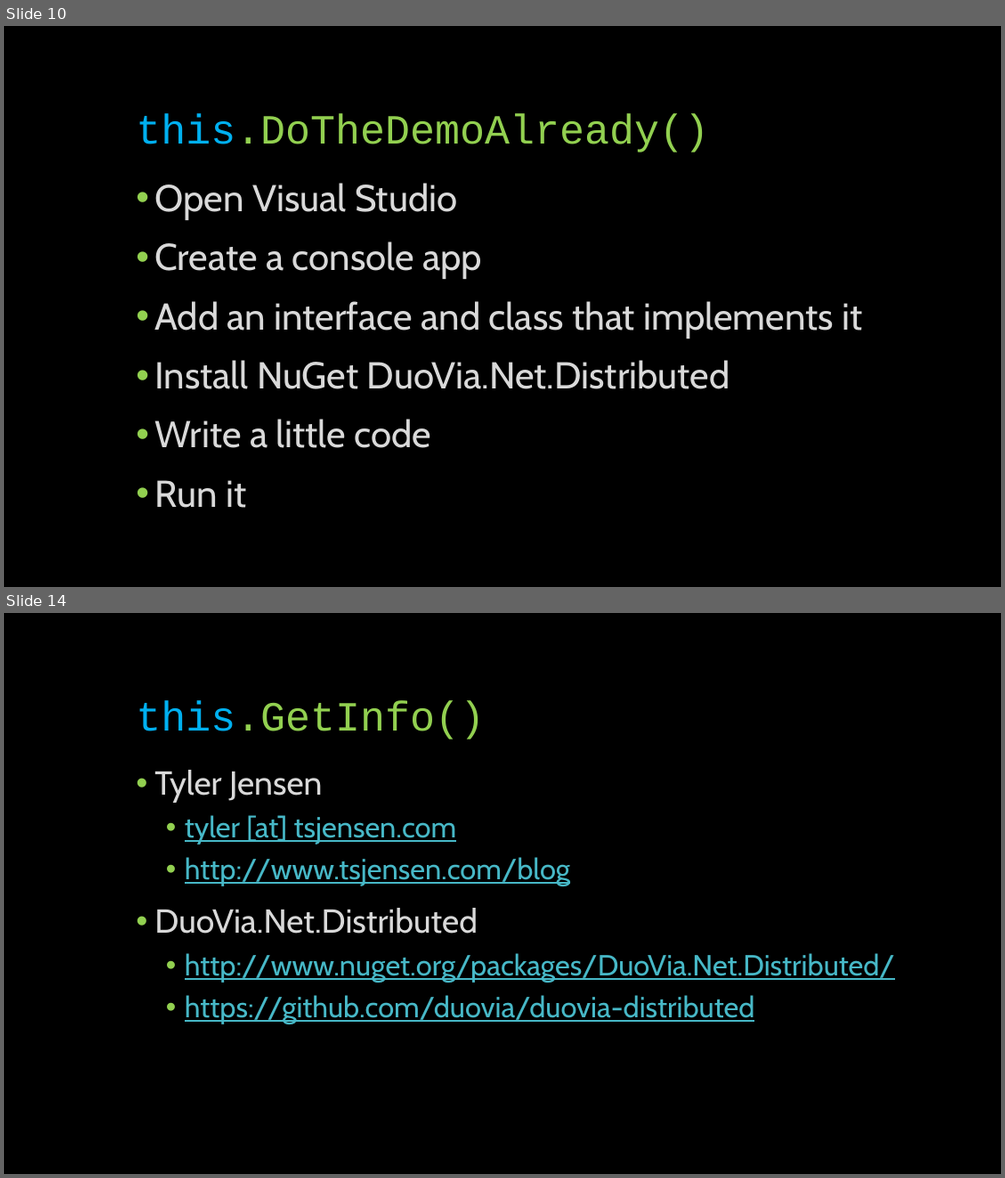
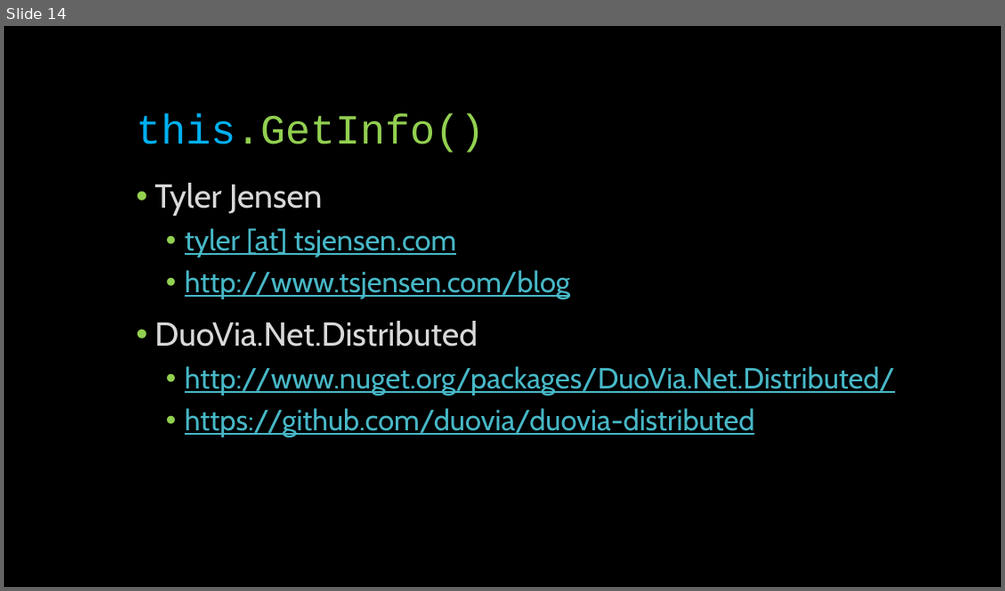
Before and after one commit to glennneiger/duovia-distributed, a slide deck: docs/distributed_demo.pptx. Shown one above the other, each under a label of ours: slides 10 and 14 before the commit, slide 14 after it; the slides between them are not shown. The pictures are 1005x1178 and 1005x591 pixels, drawn with LibreOffice and Linux fonts; fonts in the diff are those of the drawing. Boxes give left, top, right and bottom in pixels: in the first picture for what was removed or moved away, otherwise in the second. Text is boxed around its words. In the diff, an @@ line names an element or a change of style, - is before the commit and + after.

```diff
--- a/docs/distributed_demo.pptx
+++ b/docs/distributed_demo.pptx
@@ slide 10 removed at box(4, 26, 1001, 587), background #000000 @@
@@ title removed at box(136, 114, 709, 152) @@
-this.DoTheDemoAlready()
@@ text removed at box(154, 183, 862, 507) @@
-• Open Visual Studio
-• Create a console app
-• Add an interface and class that implements it
-• Install NuGet DuoVia.Net.Distributed
-• Write a little code
-• Run it
```
Also in this commit, not shown: 4 slides changed, 9 slides added, 8 other slides removed, 4 other files.
